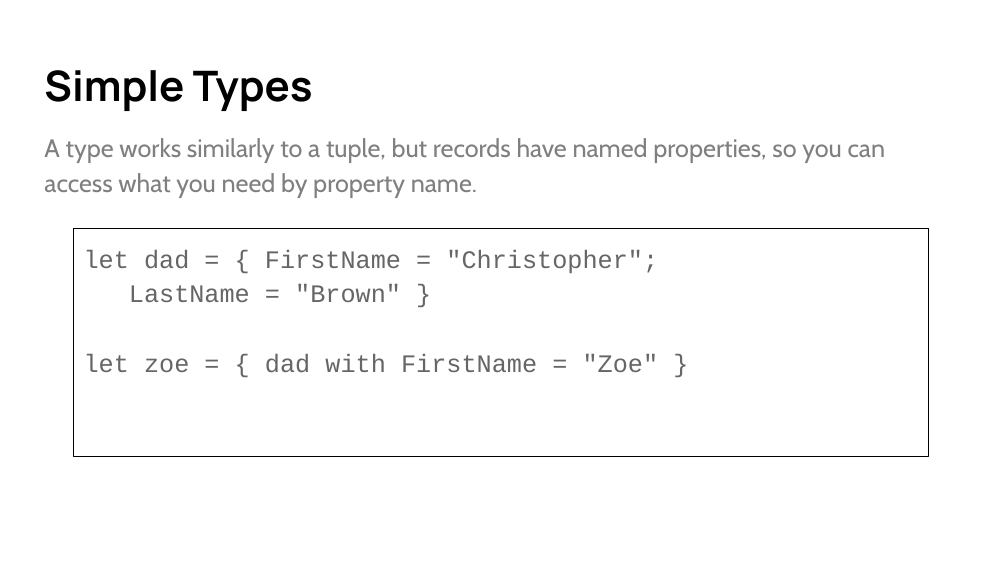
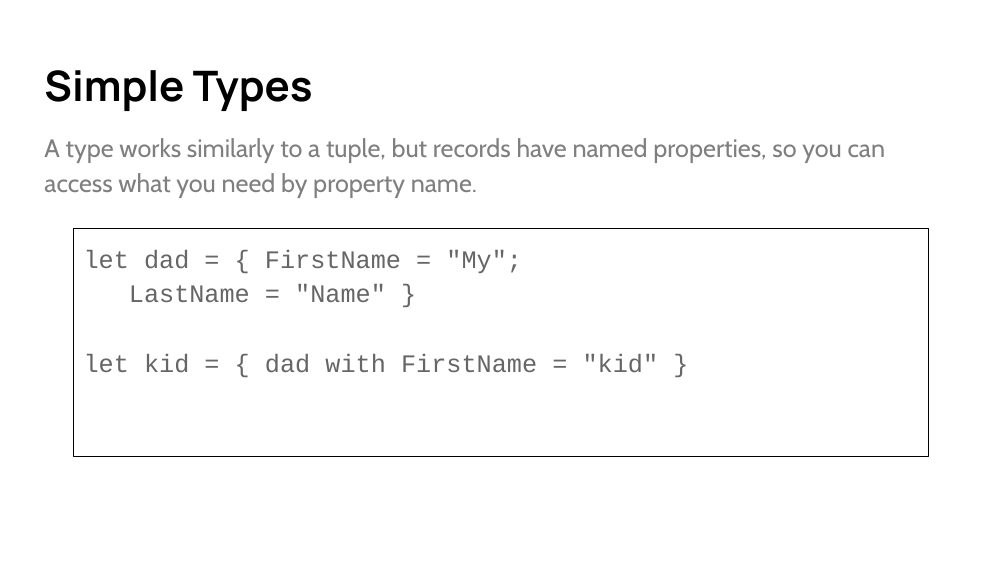
Before and after one commit to cmbrown1598/fsDemo, a slide deck: slide 42 of Intro to F# - Quick.pptx. Drawn at 1008x567 pixels with LibreOffice and Linux fonts; fonts in the diff are those of the drawing. Boxes give left, top, right and bottom in pixels: in the first picture for what was removed or moved away, otherwise in the second. Text is boxed around its words. In the diff, an @@ line names an element or a change of style, - is before the commit and + after.

```diff
--- a/Intro to F# - Quick.pptx
+++ b/Intro to F# - Quick.pptx
@@ text at (x1=84, y1=250, x2=659, y2=373): text changed @@
-let dad = { FirstName = "Christopher";
-LastName = "Brown" }
-let zoe = { dad with FirstName = "Zoe" }
+let dad = { FirstName = "My";
+LastName = "Name" }
+let kid = { dad with FirstName = "kid" }
```
Also in this commit, not shown: 13 other slides changed, 1 slide removed, 1 other file.
